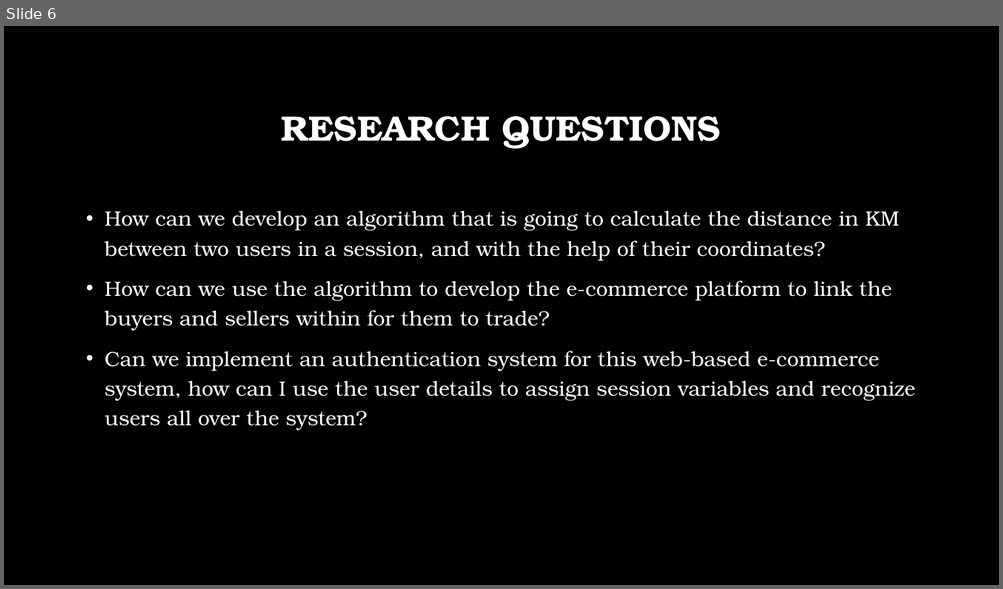
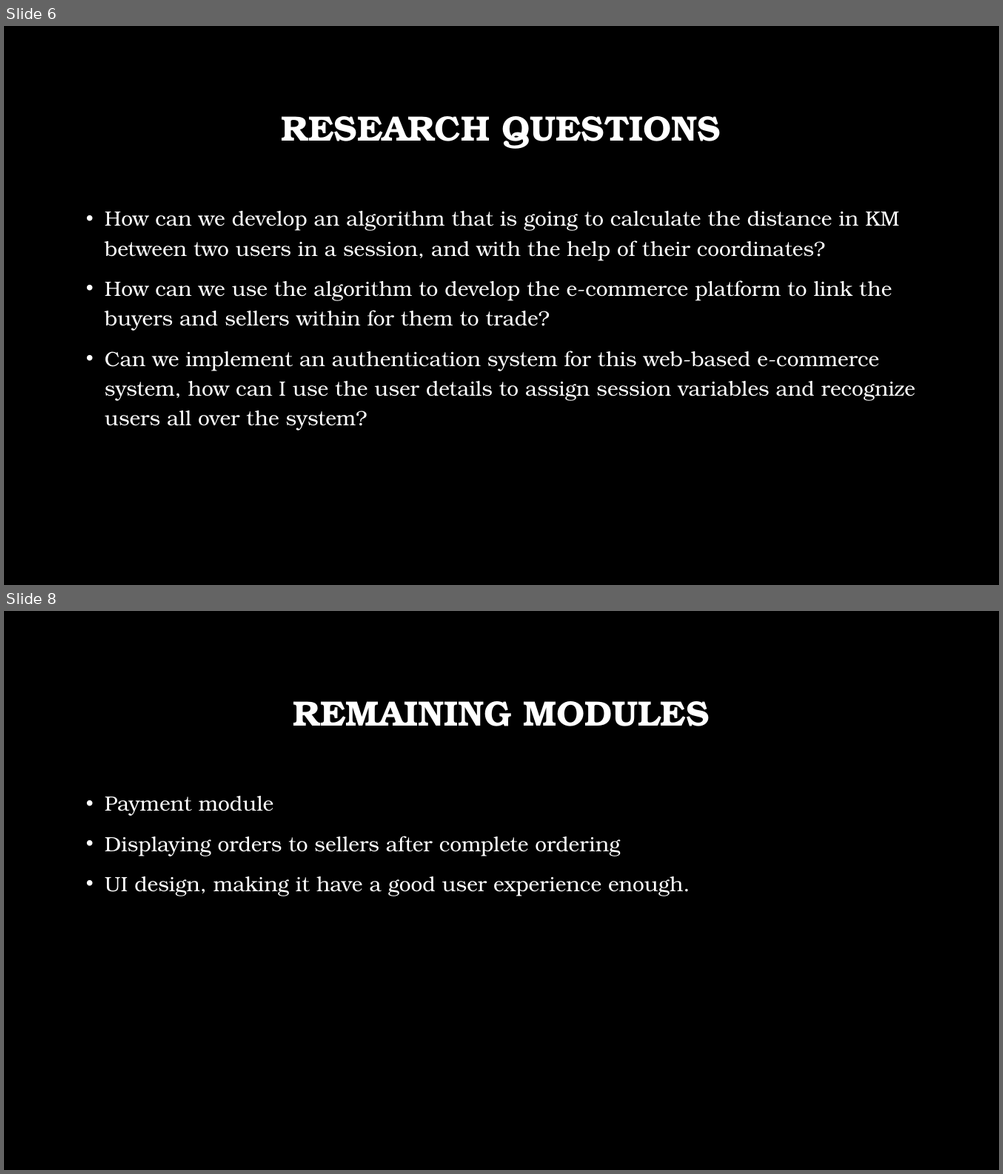
Before and after one commit to Lovestrant/Final-Year-Project, a slide deck: PROJECT DOCUMENTS/Powerpoint Presentation..pptx. Shown one above the other, each under a label of ours: slide 6 before the commit, slides 6 and 8 after it; the slides between them are not shown. The pictures are 1003x589 and 1003x1174 pixels, drawn with LibreOffice and Linux fonts; fonts in the diff are those of the drawing; background and template pictures are left out. Boxes give left, top, right and bottom in pixels: in the first picture for what was removed or moved away, otherwise in the second. Text is boxed around its words. In the diff, an @@ line names an element or a change of style, - is before the commit and + after.

```diff
--- a/PROJECT DOCUMENTS/Powerpoint Presentation..pptx
+++ b/PROJECT DOCUMENTS/Powerpoint Presentation..pptx
@@ slide 8 added at [4,611,999,1170], background picture (left out) @@
@@ title added at [293,701,708,726], 34 pt, text #FFFFFF, bold @@
+REMAINING MODULES
@@ text added at [105,796,689,897], 20 pt, text #FFFFFF @@
+• Payment module
+• Displaying orders to sellers after complete ordering
+• UI design, making it have a good user experience enough.
```
Also in this commit, not shown: 1 slide changed, 1 other slide added, 2 slides removed, 13 other files.
